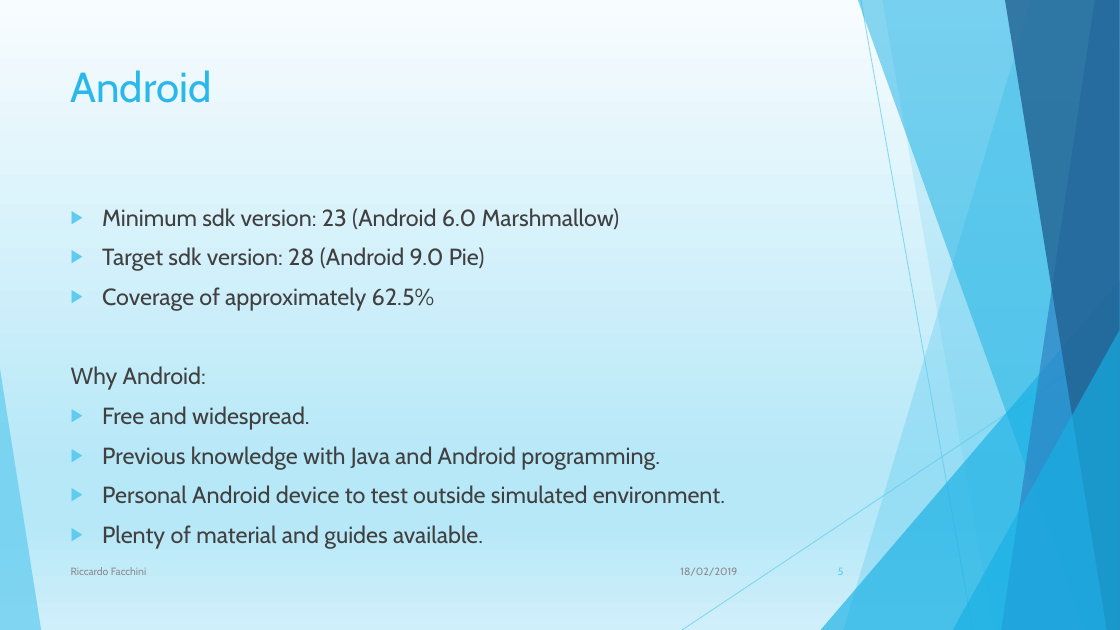
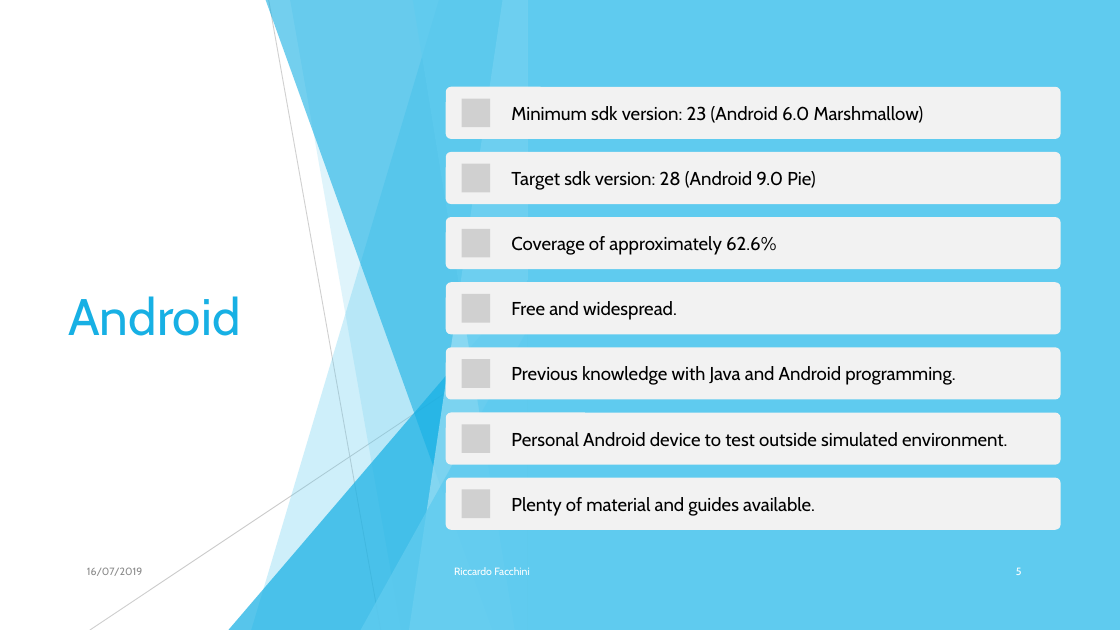
Before and after one commit to Riccardo95Facchini/Reservation, a slide deck: slide 5 of Presentation/Presentation.pptx. Drawn at 1120x630 pixels with LibreOffice and Linux fonts; fonts in the diff are those of the drawing; grey boxes stand for pictures. Boxes give left, top, right and bottom in pixels: in the first picture for what was removed or moved away, otherwise in the second. Text is boxed around its words. In the diff, an @@ line names an element or a change of style, - is before the commit and + after.

```diff
--- a/Presentation/Presentation.pptx
+++ b/Presentation/Presentation.pptx
@@ background gradient #F7FCFE to #B7E8F8 to #CFEFFA to #FFFFFF @@
@@ rectangle added at (0, 0, 1120, 630), fill #FFFFFF @@
@@ rectangle added at (528, 0, 1120, 630), fill #5FCBEF @@
@@ title "Android": place and size @@
-title "Android" at (71, 70, 212, 103)
+title "Android" at (68, 296, 240, 336)
@@ title "Android" at (68, 296, 240, 336): size 36 to 44 pt, text colour #2AB8EA to #17B0E4; vertical alignment top to middle @@
@@ text removed at (71, 208, 725, 549) @@
-▶ Minimum sdk version: 23 (Android 6.0 Marshmallow)
-▶ Target sdk version: 28 (Android 9.0 Pie)
-▶ Coverage of approximately 62.5%
-Why Android:
-▶ Free and widespread.
-▶ Previous knowledge with Java and Android programming.
-▶ Personal Android device to test outside simulated environment.
-▶ Plenty of material and guides available.
@@ group added at (90, 0, 528, 630): 5 freeform shapes, 2 lines, 2 triangles @@
@@ group added at (446, 87, 1061, 530): 7 rounded rectangles, 7 pictures, 7 texts @@
+Minimum sdk version: 23 (Android 6.0 Marshmallow)
+Target sdk version: 28 (Android 9.0 Pie)
+Coverage of approximately 62.6%
+Free and widespread.
+Previous knowledge with Java and Android programming.
+Personal Android device to test outside simulated environment.
+Plenty of material and guides available.
@@ text at (87, 567, 143, 576): text changed @@
-18/02/2019
+16/07/2019
@@ text "Riccardo Facchini": place and size @@
-text "Riccardo Facchini" at (71, 567, 146, 575)
+text "Riccardo Facchini" at (454, 567, 529, 575)
@@ text "Riccardo Facchini" at (454, 567, 529, 575): text colour #8C8C8C to #FFFFFF; more space between paragraphs @@
@@ page number: place and size @@
-page number at (838, 568, 844, 575)
+page number at (1016, 567, 1022, 575)
@@ page number at (1016, 567, 1022, 575): text colour #5FCBEF to #FFFFFF; more space between paragraphs @@
```
Also in this commit, not shown: 6 other slides changed, 10 slides added, 3 slides removed, 8 other files.
